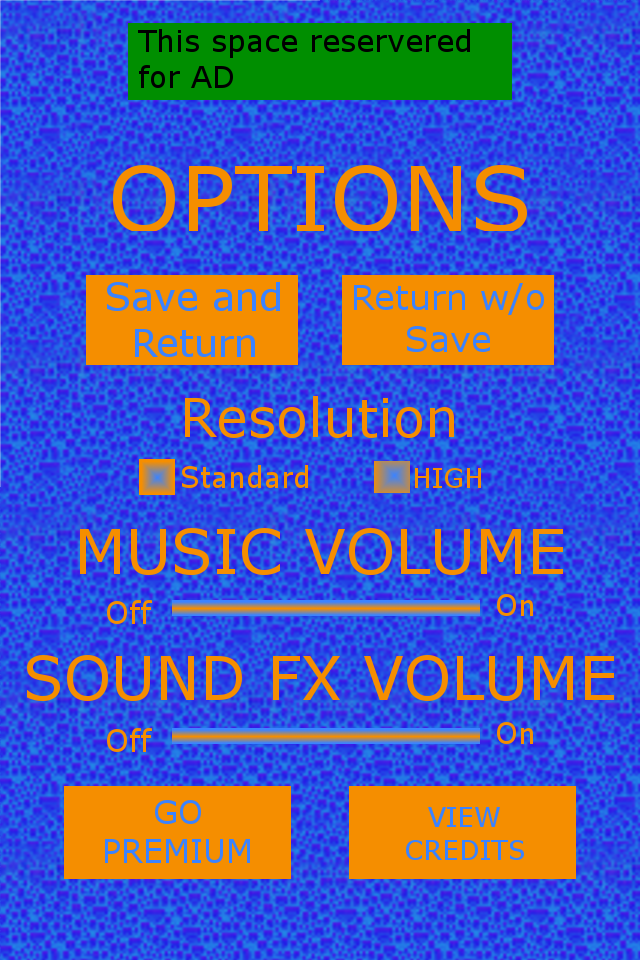
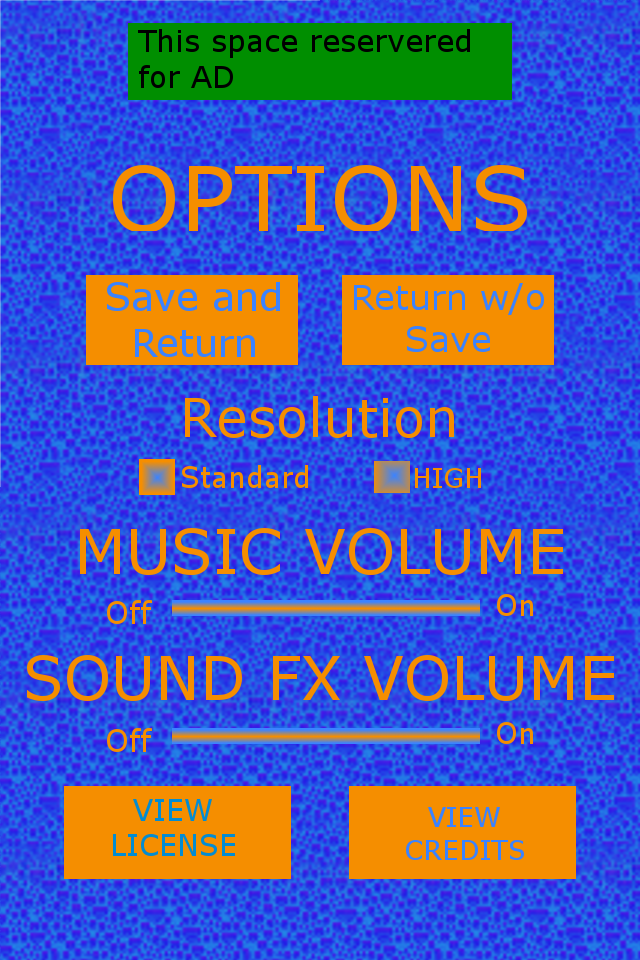
Before/after of a 640×960 layered artwork. What changed in the layer stack:
painted on "premium/credits" over [105, 799, 250, 863]
